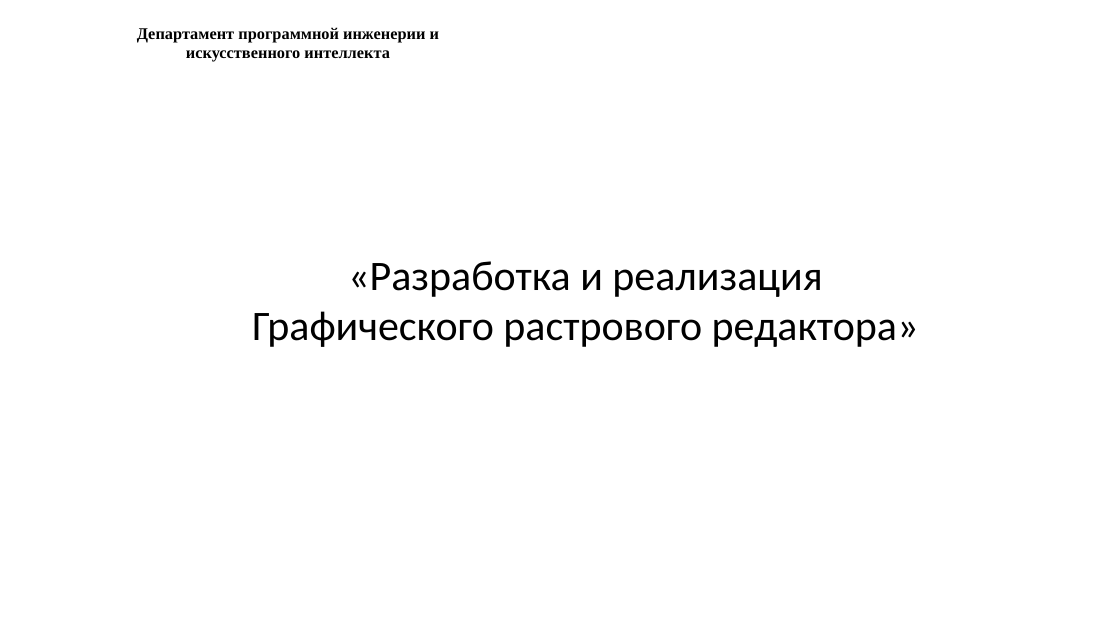
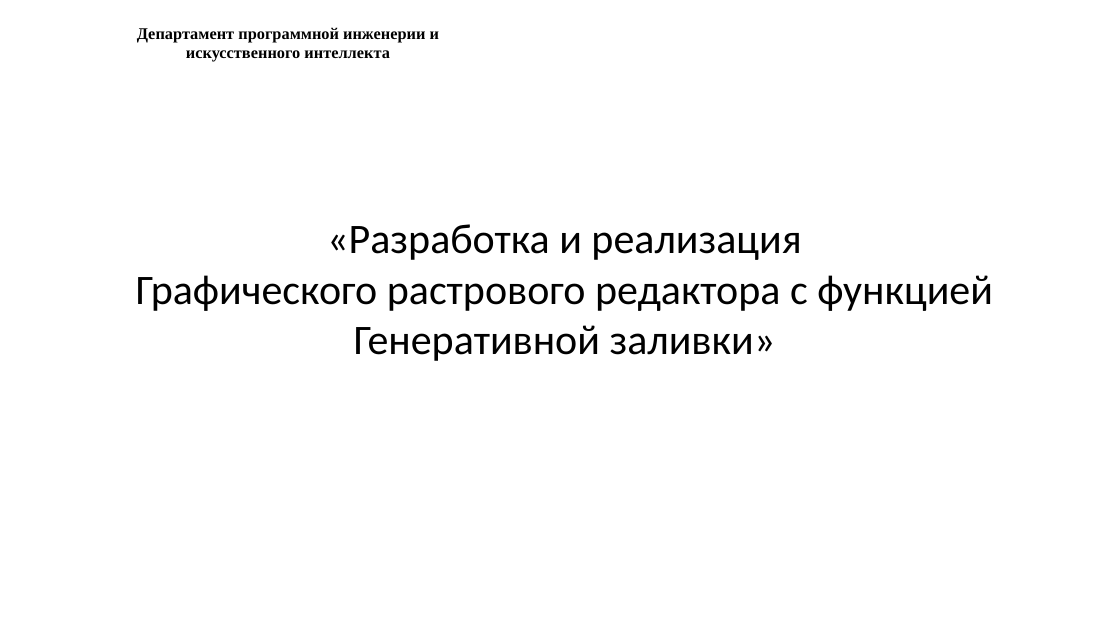
Before and after one commit to willam2007/wps, a slide deck: slide 1 of HomeWork2/presentation.pptx. Drawn at 1120x630 pixels with LibreOffice and Linux fonts; fonts in the diff are those of the drawing; background and template pictures are left out. Boxes give left, top, right and bottom in pixels: in the first picture for what was removed or moved away, otherwise in the second. Text is boxed around its words. In the diff, an @@ line names an element or a change of style, - is before the commit and + after.

```diff
--- a/HomeWork2/presentation.pptx
+++ b/HomeWork2/presentation.pptx
@@ text "«Разработка и реализация": place and size @@
-text "«Разработка и реализация" at box(252, 261, 919, 347)
+text "«Разработка и реализация" at box(136, 224, 993, 361)
@@ text at box(136, 275, 993, 361): text changed @@
-Графического растрового редактора»
+Графического растрового редактора с функцией Генеративной заливки»
```
Also in this commit, not shown: 4 other slides changed, 1 slide added.
